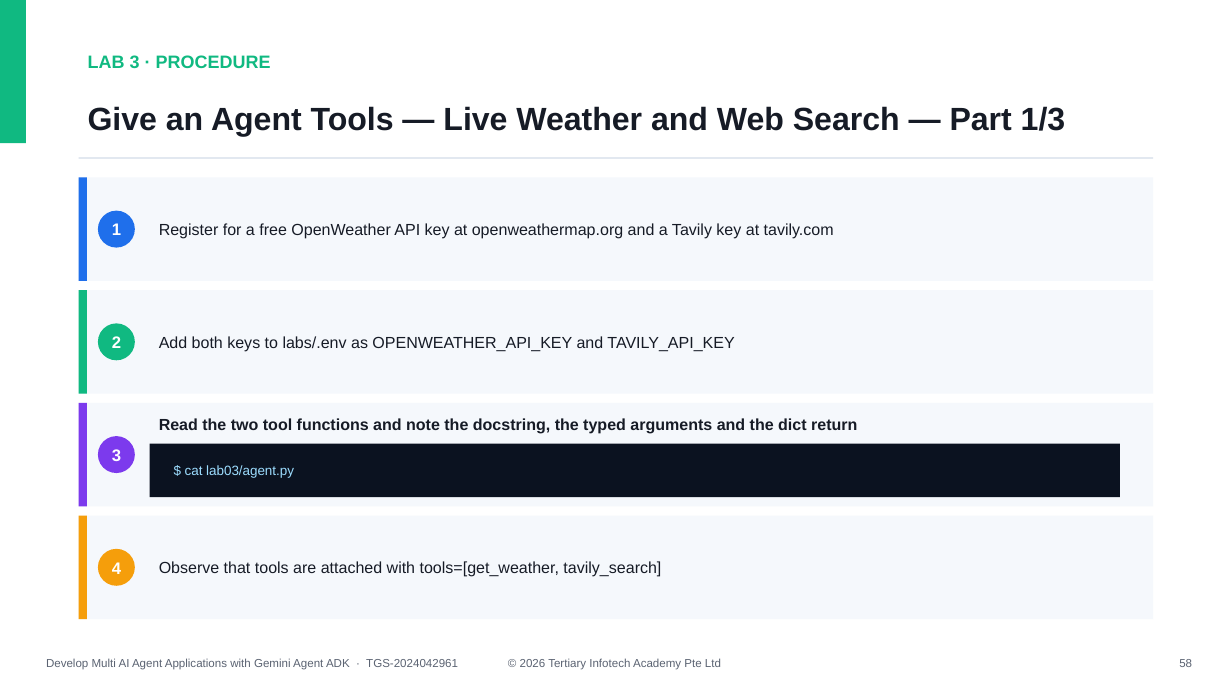
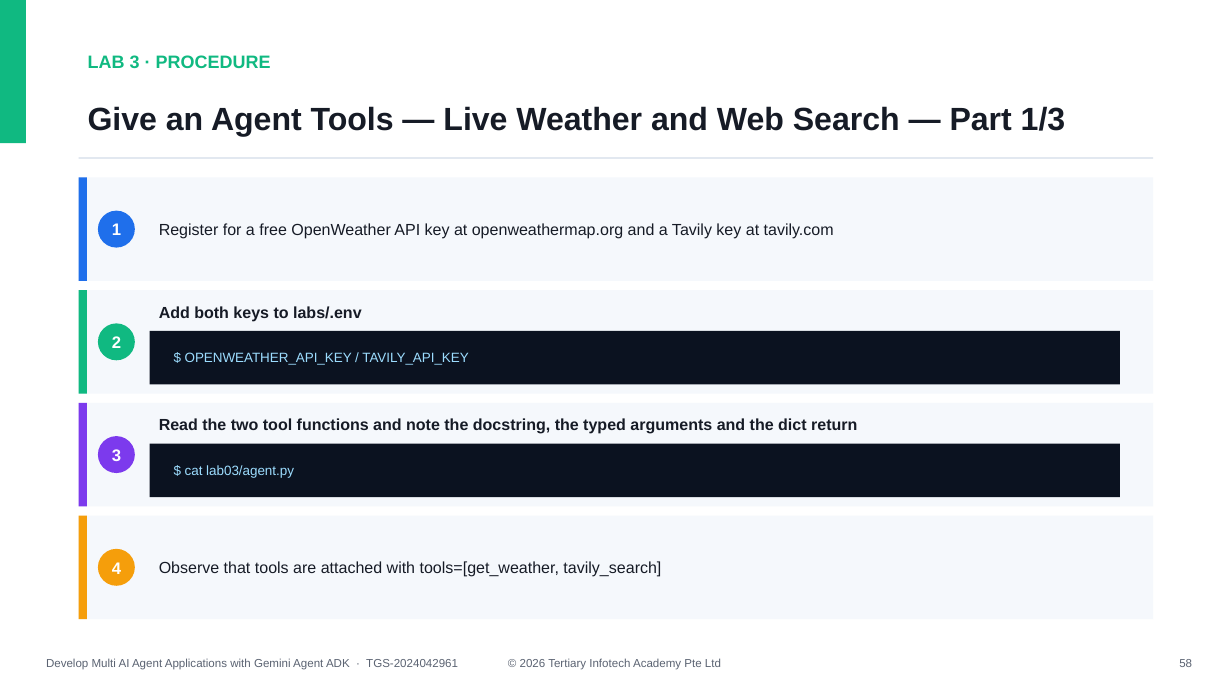
Before and after one commit to tertiarycourses/TGS-2024042961-Develop-Multi-AI-Agent-Applications-with-Gemini-Agent-ADK, a slide deck: slide 58 of courseware/Develop Multi AI Agent Applications with Gemini Agent ADK-v1.4.pptx. Drawn at 1232x693 pixels with LibreOffice and Linux fonts; fonts in the diff are those of the drawing. Boxes give left, top, right and bottom in pixels: in the first picture for what was removed or moved away, otherwise in the second. Text is boxed around its words. In the diff, an @@ line names an element or a change of style, - is before the commit and + after.

```diff
--- a/courseware/Develop Multi AI Agent Applications with Gemini Agent ADK-v1.4.pptx
+++ b/courseware/Develop Multi AI Agent Applications with Gemini Agent ADK-v1.4.pptx
@@ text added at <box>159,306,362,322</box>, 12.5 pt, text #161B26, bold @@
+Add both keys to labs/.env
@@ rectangle added at <box>150,331,1120,384</box>, fill #0B1220 @@
@@ text at <box>185,352,468,365</box>: text changed; size 12.5 to 10.5 pt; text colour #161B26 to #9CDCFE @@
-Add both keys to labs/.env as OPENWEATHER_API_KEY and TAVILY_API_KEY
+$ OPENWEATHER_API_KEY / TAVILY_API_KEY
```
Also in this commit, not shown: 21 other slides changed, 7 other files.
